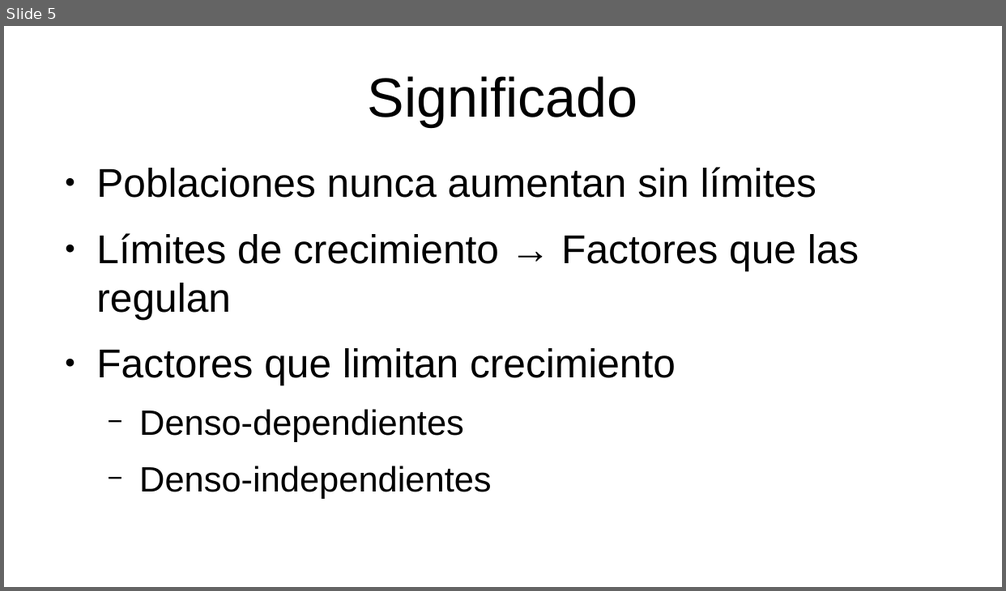
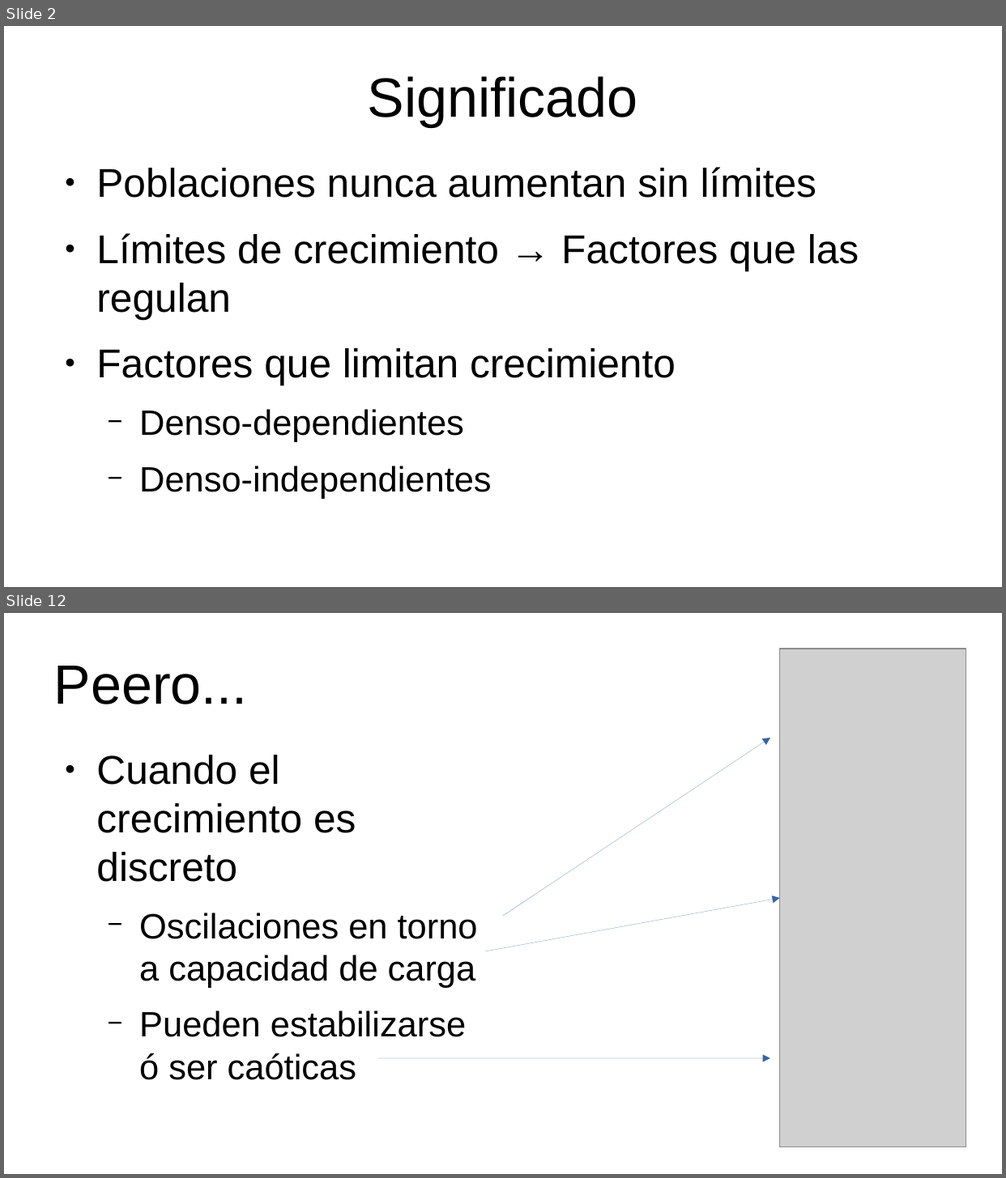
Before and after one commit to gerardommc/Ecologia-poblaciones, a slide deck: Unidad-2/Regulacion-poblaciones.odp. Shown one above the other, each under a label of ours: slide 5 before the commit, slides 2 and 12 after it; the slides between them are not shown. The pictures are 1006x591 and 1006x1178 pixels, drawn with LibreOffice and Linux fonts; fonts in the diff are those of the drawing; grey boxes stand for pictures. Boxes give left, top, right and bottom in pixels: in the first picture for what was removed or moved away, otherwise in the second. Text is boxed around its words. In the diff, an @@ line names an element or a change of style, - is before the commit and + after.

```diff
--- a/Unidad-2/Regulacion-poblaciones.odp
+++ b/Unidad-2/Regulacion-poblaciones.odp
@@ slide 12 added at [4,613,1002,1174], background #FFFFFF @@
@@ picture added at [780,649,966,1148] @@
@@ title added at [54,666,248,705], 44 pt, text #000000 @@
+Peero...
@@ text added at [96,755,478,1080], 28 pt, text #000000 @@
+● Cuando el crecimiento es discreto
+  − Oscilaciones en torno a capacidad de carga
+  − Pueden estabilizarse ó ser caóticas
@@ arrow added from (503, 917) to (770, 738), #3465A4 0 pt @@
@@ arrow added from (485, 952) to (780, 898), #3465A4 0 pt @@
@@ arrow added from (378, 1059) to (770, 1059), #3465A4 0 pt @@
@@ what was slide 5 is now slide 2 @@
```
Also in this commit, not shown: 6 slides changed, 11 other slides added, 1 slide removed, 5 other files.
